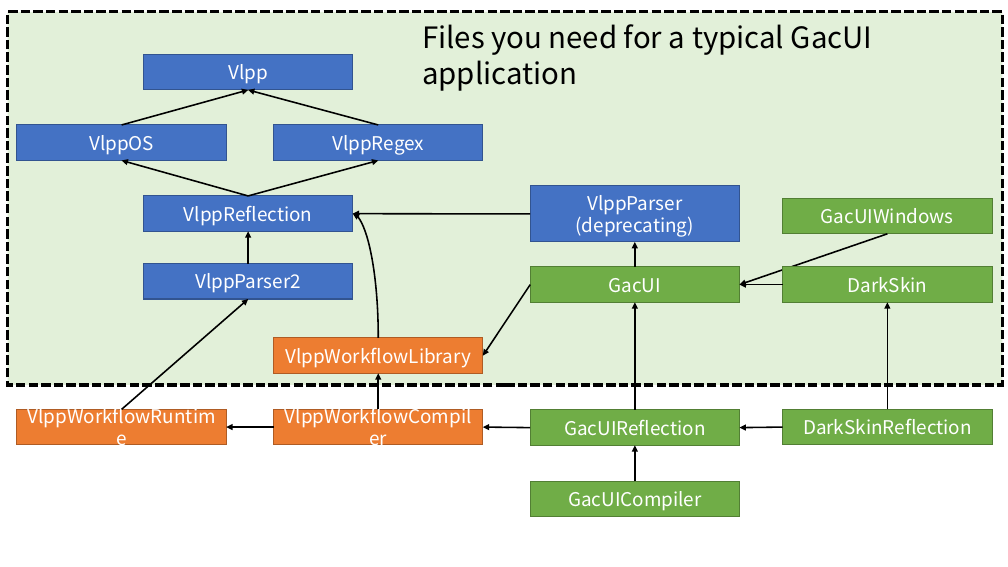
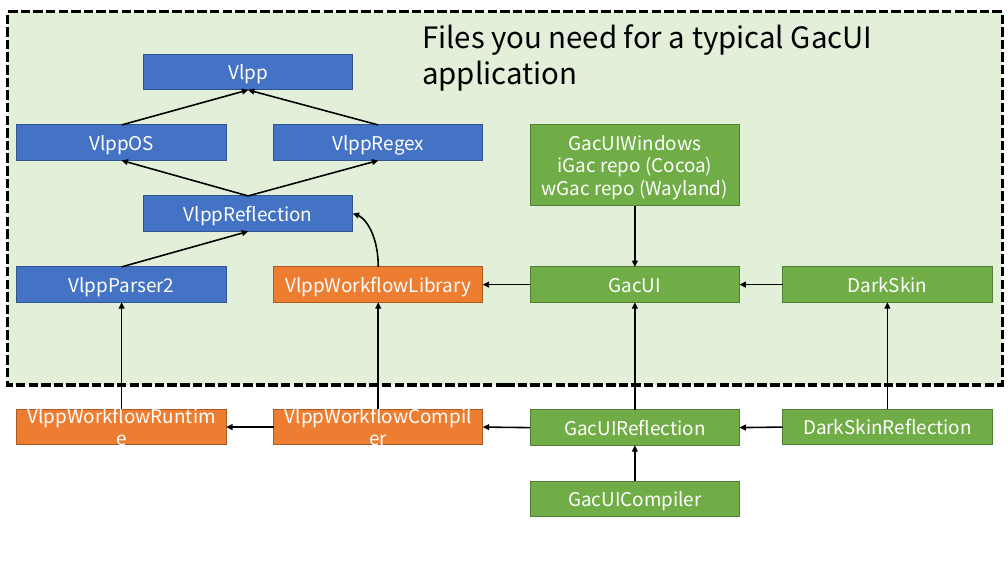
Before and after one commit to vczh-libraries/WebsiteSource, a slide deck: slide 1 of packages/Dependencies.pptx. Drawn at 1008x567 pixels with LibreOffice and Linux fonts; fonts in the diff are those of the drawing. Boxes give left, top, right and bottom in pixels: in the first picture for what was removed or moved away, otherwise in the second. Text is boxed around its words. In the diff, an @@ line names an element or a change of style, - is before the commit and + after.

```diff
--- a/packages/Dependencies.pptx
+++ b/packages/Dependencies.pptx
@@ rectangle "GacUIWindows": place and size @@
-rectangle "GacUIWindows" at (783,198,992,234)
+rectangle "GacUIWindows" at (530,125,740,206)
@@ text in rectangle at (542,156,728,200): paragraphs added @@
+iGac repo (Cocoa)
+wGac repo (Wayland)
@@ rectangle removed at (530,186,740,242) @@
-VlppParser (deprecating)
@@ arrow moved from (888, 234) - (740, 285) to (635, 206) - (635, 267) @@
@@ arrow moved from (248, 264) - (248, 231) to (122, 267) - (248, 231) @@
@@ curved arrow moved from (378, 338) - (353, 214) to (378, 267) - (353, 214) @@
@@ arrow removed from (530, 214) to (353, 214) @@
@@ rectangle "VlppParser2": place and size @@
-rectangle "VlppParser2" at (144,264,353,299)
+rectangle "VlppParser2" at (17,267,226,302)
@@ rectangle "VlppWorkflowLibrary": place and size @@
-rectangle "VlppWorkflowLibrary" at (274,338,483,374)
+rectangle "VlppWorkflowLibrary" at (274,267,483,302)
@@ arrow removed from (635, 267) to (635, 242) @@
@@ arrow moved from (530, 285) - (483, 355) to (530, 285) - (483, 285) @@
@@ arrow moved from (122, 409) - (248, 299) to (122, 409) - (122, 302) @@
@@ arrow moved from (378, 409) - (378, 374) to (378, 409) - (378, 302) @@
```
Also in this commit, not shown: 4 other slides changed, 9 other files.
